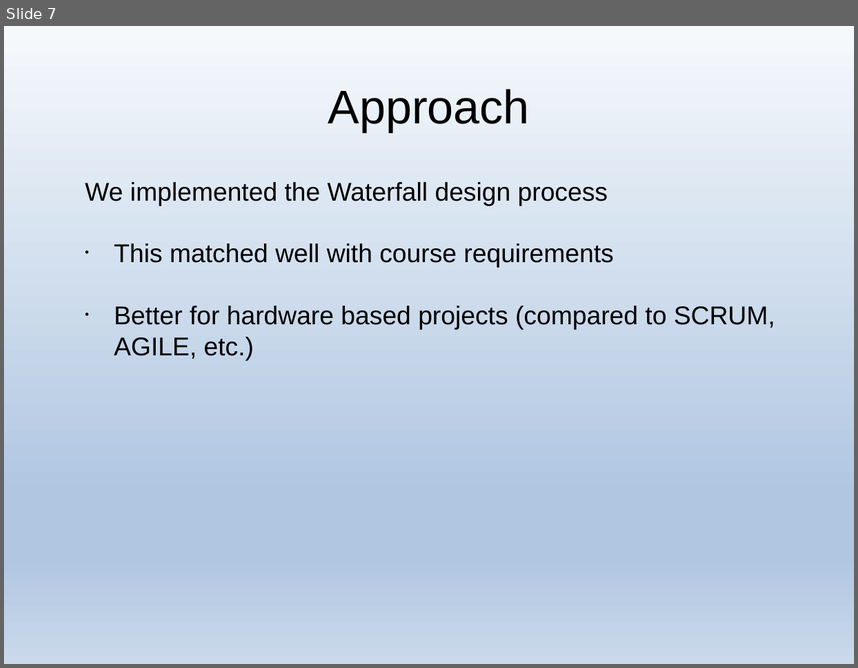
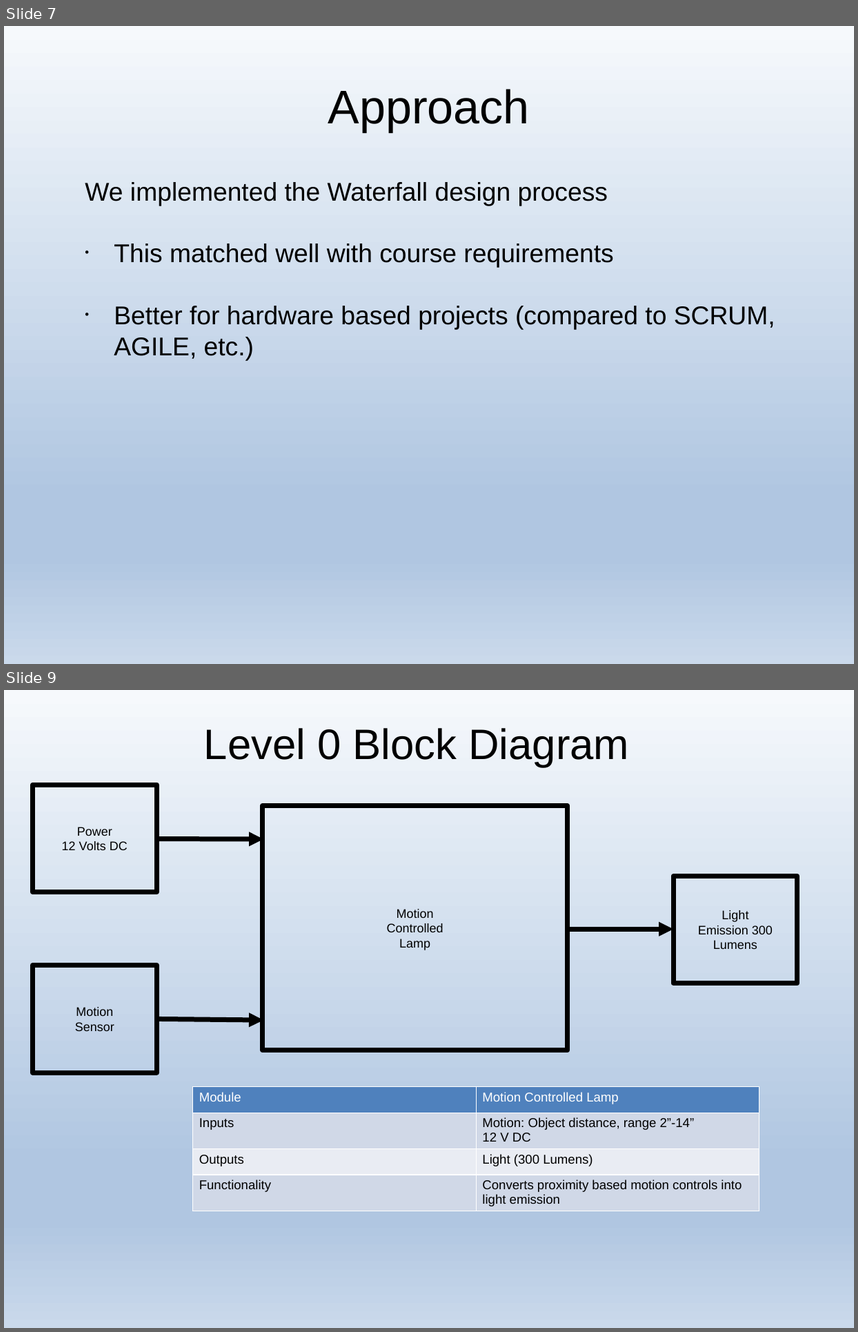
Before and after one commit to j1mb0/ECE411, a slide deck: T03_Final_Presentation.pptx. Shown one above the other, each under a label of ours: slide 7 before the commit, slides 7 and 9 after it; the slides between them are not shown. The pictures are 858x668 and 858x1332 pixels, drawn with LibreOffice and Linux fonts; fonts in the diff are those of the drawing. Boxes give left, top, right and bottom in pixels: in the first picture for what was removed or moved away, otherwise in the second. Text is boxed around its words. In the diff, an @@ line names an element or a change of style, - is before the commit and + after.

```diff
--- a/T03_Final_Presentation.pptx
+++ b/T03_Final_Presentation.pptx
@@ slide 9 added at (x1=4, y1=690, x2=854, y2=1328), background gradient #F6F9FC to #B0C6E1 to #CAD9EB @@
@@ text added at (x1=204, y1=728, x2=629, y2=767), 39.7 pt, text #000000 @@
+Level 0 Block Diagram
@@ rectangle added at (x1=32, y1=785, x2=156, y2=892), outline #000000 4.5 pt, 11.6 pt, text #000000 @@
+Power
+12 Volts DC
@@ rectangle added at (x1=263, y1=806, x2=568, y2=1050), outline #000000 4.5 pt, 11.6 pt, text #000000 @@
+Motion
+Controlled
+Lamp
@@ arrow added from (159, 839) to (264, 839), #000000 4.5 pt @@
@@ rectangle added at (x1=673, y1=876, x2=797, y2=983), outline #000000 4.5 pt, 11.6 pt, text #000000 @@
+Light
+Emission 300 Lumens
@@ arrow added from (568, 929) to (673, 929), #000000 4.5 pt @@
@@ rectangle added at (x1=32, y1=965, x2=156, y2=1073), outline #000000 4.5 pt, 11.6 pt, text #000000 @@
+Motion
+Sensor
@@ arrow added from (159, 1018) to (264, 1020), #000000 4.5 pt @@
@@ table added at (x1=193, y1=1087, x2=759, y2=1213), 4 rows, 2 columns @@
+Module | Motion Controlled Lamp
+Inputs | Motion: Object distance, range 2”-14” / 12 V DC
+Outputs | Light (300 Lumens)
+Functionality | Converts proximity based motion controls into light emission
```
Also in this commit, not shown: 7 slides changed, 3 other slides added, 2 other files.
